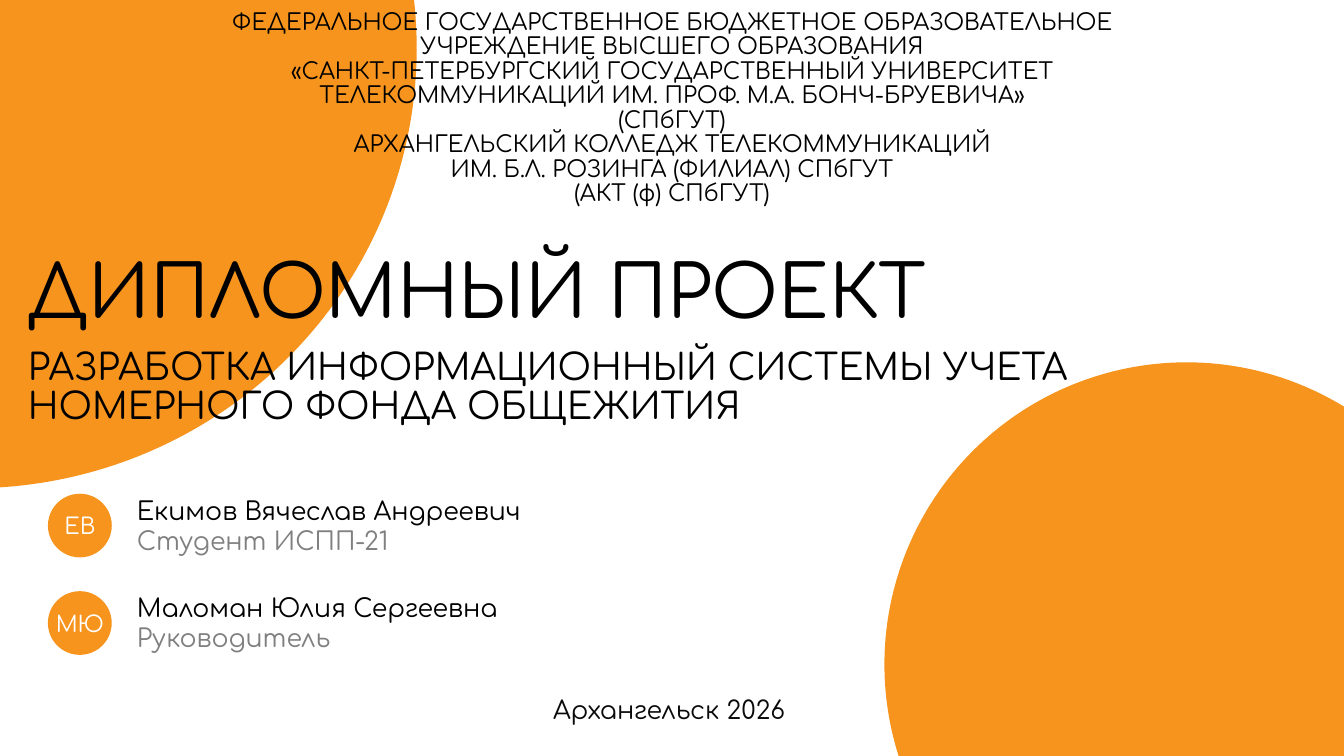
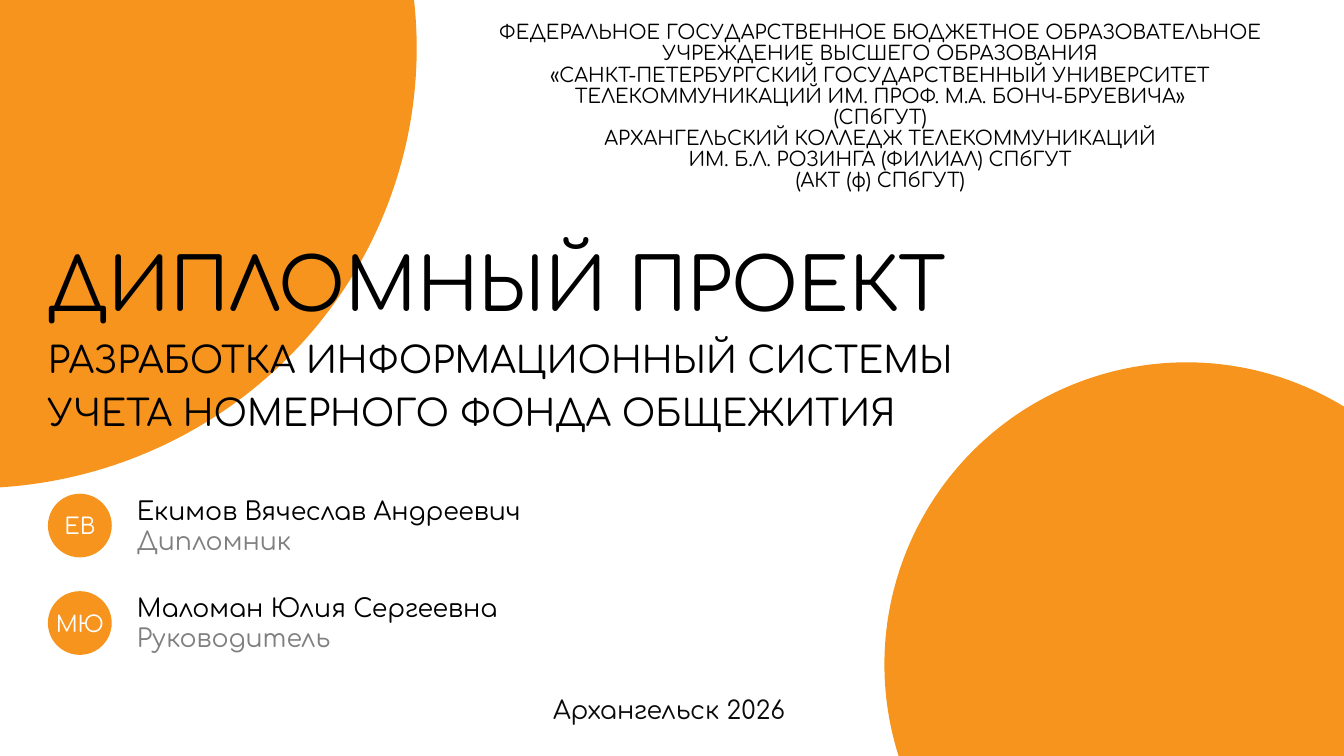
Before and after one commit to hhallva/cmdnt-website, a slide deck: slide 1 of ДП/Презентация/Презентация.pptx. Drawn at 1344x756 pixels with LibreOffice and Linux fonts; fonts in the diff are those of the drawing. Boxes give left, top, right and bottom in pixels: in the first picture for what was removed or moved away, otherwise in the second. Text is boxed around its words. In the diff, an @@ line names an element or a change of style, - is before the commit and + after.

```diff
--- a/ДП/Презентация/Презентация.pptx
+++ b/ДП/Презентация/Презентация.pptx
@@ title "ФЕДЕРАЛЬНОЕ ГОСУДАРСТВЕННОЕ БЮДЖЕТНОЕ ОБРАЗОВАТЕЛЬНОЕ УЧРЕЖД ..." moved from (x1=232, y1=4, x2=1112, y2=207) to (x1=499, y1=23, x2=1261, y2=192) @@
@@ title "ФЕДЕРАЛЬНОЕ ГОСУДАРСТВЕННОЕ БЮДЖЕТНОЕ ОБРАЗОВАТЕЛЬНОЕ УЧРЕЖД ..." at (x1=499, y1=23, x2=1261, y2=192): size 16.2 to 14 pt @@
@@ text "ДИПЛОМНЫЙ ПРОЕКТ" moved from (x1=28, y1=236, x2=1067, y2=429) to (x1=48, y1=229, x2=952, y2=436) @@
@@ text at (x1=48, y1=331, x2=952, y2=436): text changed @@
-РАЗРАБОТКА ИНФОРМАЦИОННЫЙ СИСТЕМЫ УЧЕТА НОМЕРНОГО ФОНДА ОБЩЕЖИТИЯ
+РАЗРАБОТКА ИНФОРМАЦИОННЫЙ СИСТЕМЫ
+УЧЕТА НОМЕРНОГО ФОНДА ОБЩЕЖИТИЯ
@@ text at (x1=137, y1=530, x2=291, y2=554): text changed @@
-Студент ИСПП-21
+Дипломник
```
Also in this commit, not shown: 2 other slides changed, 1 slide removed, 1 other file.
